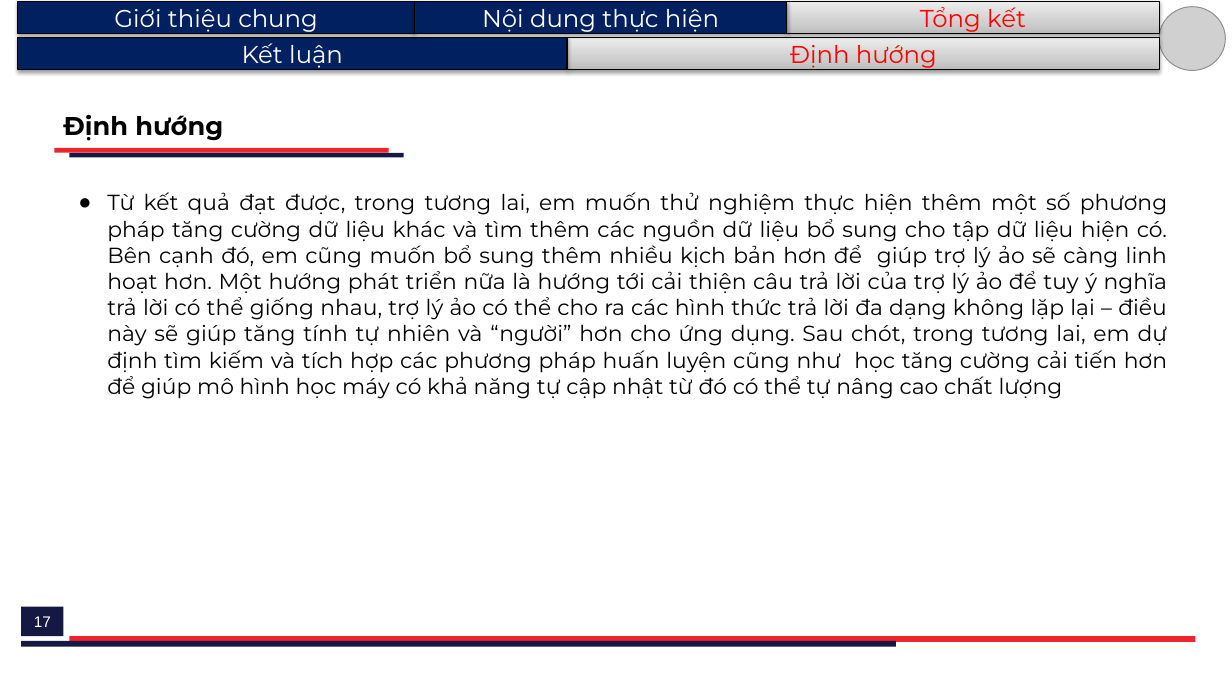
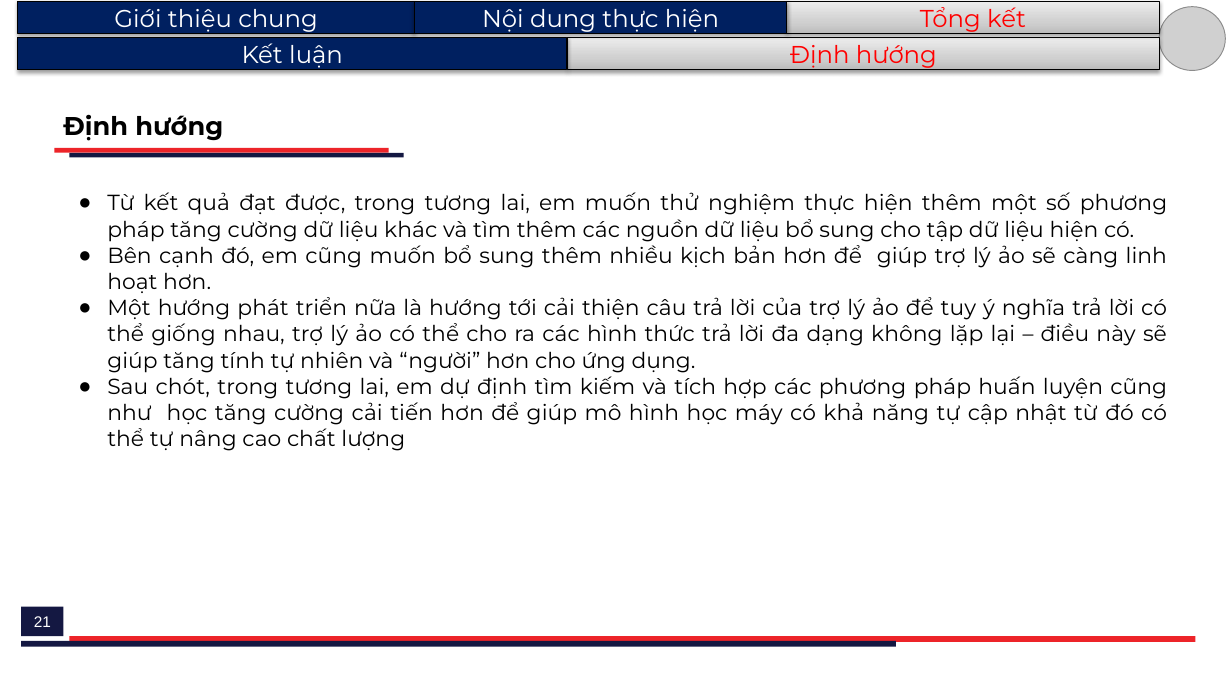
Before and after one commit to H4ll3y/Rasa-Consultant, a slide deck: slide 21 of doc/A37134_LeQuangHuy.pptx (slide 17 before the commit). Drawn at 1232x693 pixels with LibreOffice and Linux fonts; fonts in the diff are those of the drawing; grey boxes stand for pictures. Boxes give left, top, right and bottom in pixels: in the first picture for what was removed or moved away, otherwise in the second. Text is boxed around its words. In the diff, an @@ line names an element or a change of style, - is before the commit and + after.

```diff
--- a/doc/A37134_LeQuangHuy.pptx
+++ b/doc/A37134_LeQuangHuy.pptx
@@ text at [107, 192, 1168, 451]: text changed @@
-● Từ kết quả đạt được, trong tương lai, em muốn thử nghiệm thực hiện thêm một số phương pháp tăng cường dữ liệu khác và tìm thêm các nguồn dữ liệu bổ sung cho tập dữ liệu hiện có. Bên cạnh đó, em cũng muốn bổ sung thêm nhiều kịch bản hơn để giúp trợ lý ảo sẽ càng linh hoạt hơn. Một hướng phát triển nữa là hướng tới cải thiện câu trả lời của trợ lý ảo để tuy ý nghĩa trả lời có thể giống nhau, trợ lý ảo có thể cho ra các hình thức trả lời đa dạng không lặp lại – điều này sẽ giúp tăng tính tự nhiên và “người” hơn cho ứng dụng. Sau chót, trong tương lai, em dự định tìm kiếm và tích hợp các phương pháp huấn luyện cũng như học tăng cường cải tiến hơn để giúp mô hình học máy có khả năng tự cập nhật từ đó có thể tự nâng cao chất lượng
+● Từ kết quả đạt được, trong tương lai, em muốn thử nghiệm thực hiện thêm một số phương pháp tăng cường dữ liệu khác và tìm thêm các nguồn dữ liệu bổ sung cho tập dữ liệu hiện có.
+● Bên cạnh đó, em cũng muốn bổ sung thêm nhiều kịch bản hơn để giúp trợ lý ảo sẽ càng linh hoạt hơn.
+● Một hướng phát triển nữa là hướng tới cải thiện câu trả lời của trợ lý ảo để tuy ý nghĩa trả lời có thể giống nhau, trợ lý ảo có thể cho ra các hình thức trả lời đa dạng không lặp lại – điều này sẽ giúp tăng tính tự nhiên và “người” hơn cho ứng dụng.
+● Sau chót, trong tương lai, em dự định tìm kiếm và tích hợp các phương pháp huấn luyện cũng như học tăng cường cải tiến hơn để giúp mô hình học máy có khả năng tự cập nhật từ đó có thể tự nâng cao chất lượng
@@ page number at [34, 616, 51, 627]: text changed @@
-17
+21
```
Also in this commit, not shown: 6 other slides changed, 4 slides added, 2 other files.
